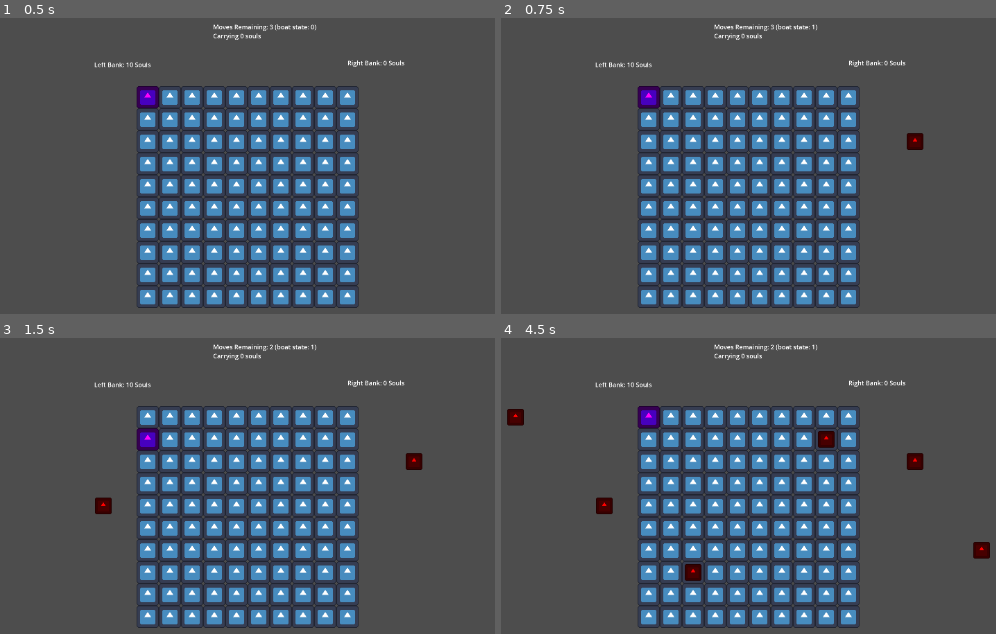
Above: before the commit, frames 1-4 (two rows, left to right).
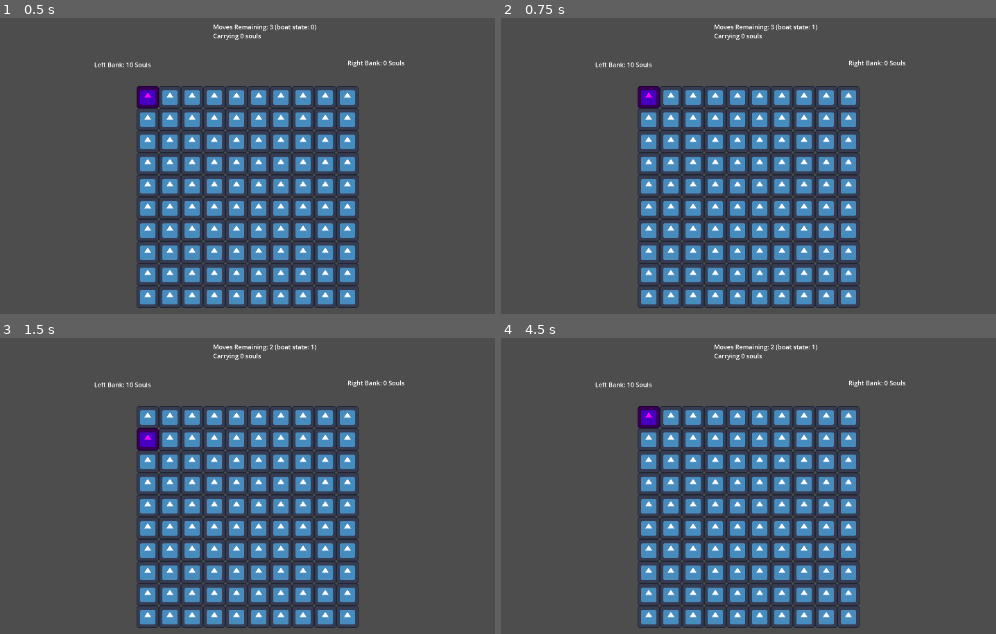
Above: after the commit, the same moments.

Repository: tmrupp/LD53
Game: Godot game, scene res://main.tscn
Two runs of this game, one before a commit and one after it. Both use one fixed random seed, a clock stepped at 60 frames per second and the inputs below. The engine's default icon, where the game draws it, is replaced by a stand-in: a white triangle on a blue panel in a dark square.
Inputs (mouse positions are in pixels of both pictures, inside the frame that each line leads up to):
- Up to frame 1 (0.5 s): no input
- Up to frame 2 (0.75 s): tap Enter at 0.5 s; move the mouse to (911, 145) at 0.52 s; hold Right (MoveRight) from 0.53 s (still down); hold Space (CollectSouls) from 0.53 s (still down); click (911, 145) at 0.67 s
- Up to frame 3 (1.5 s): move the mouse to (74, 509) at 1.27 s; release Right (MoveRight) at 1.28 s; release Space (CollectSouls) at 1.28 s; hold Down (MoveDown) from 1.28 s (still down); tap Shift (DropSouls) at 1.35 s; click (74, 509) at 1.42 s
- Up to frame 4 (4.5 s): tap Enter at 2, 3.5 s; move the mouse to (817, 388) at 2.02 s; release Down (MoveDown) at 2.03 s; hold Right (MoveRight) 2.03-2.78 s; hold Space (CollectSouls) 2.03-2.78 s; click (817, 388) at 2.17 s; move the mouse to (699, 577) at 2.77 s; hold Up (MoveUp) 2.78-3.53 s; tap Shift (DropSouls) at 2.85, 4.35 s; click (699, 577) at 2.92 s; move the mouse to (976, 554) at 3.52 s; hold Space (CollectSouls) 3.53-4.28 s; hold Left (MoveLeft) from 3.53 s (still down); click (976, 554) at 3.67 s; move the mouse to (outside the picture) at 4.27 s; click (outside the picture) at 4.42 s

Frame 1 is identical in both runs. In frame 2, 0.2% of the frame differs, in the area x 82-86%, y 38-45%; in frame 3, 0.4%; in frame 4, 1.2%, in the area x 1-99%, y 23-83%.
Error after the commit: Parse Error: Could not find type "Player" in the current scope. (res://unit.gd:34)

Commit message:
Fixing merge conflict

Diff:
--- a/unit.gd
+++ b/unit.gd
@@ -4,12 +4,16 @@
 var dynamic:bool = true
 var moved:bool = false
 var layered:bool = false
+var damage:int = 0
+var damage_type_is_proportional:bool = true
 
-func setup(right=true, dynamic=true):
+func setup(right=true, dynamic=true, damage=0, damage_type_is_proportional=true):
 	moved = false
 	self.right = right
 	self.dynamic = dynamic
 	self.layered = false
+	self.damage = damage
+	self.damage_type_is_proportional = damage_type_is_proportional
 	update()
 
 func _to_string():
@@ -26,6 +30,27 @@
 		self_modulate = Color.GREEN
 
 
+# modifies player values
+func deal_damage_to_player(player:Player):
+	var damage_to_deal:int = 0
+
+	if damage_type_is_proportional: #damage dealt is proportional to number of souls carried
+		damage_to_deal = int(float(player.current_soul_count) / damage)
+	else: #damage dealt is a fixed amount
+		damage_to_deal = damage
+
+	# deal damage to strength first
+	var damage_left_to_deal = damage_to_deal
+	damage_left_to_deal -= player.strength
+	player.strength -= damage_to_deal
+	if player.strength < 0:
+		player.strength = 0
+
+	# deal remaining damage to soul count
+	player.current_soul_count -= damage_left_to_deal
+	if player.current_soul_count < 0:
+		player.current_soul_count = 0
+
 # Called when the node enters the scene tree for the first time.
 func _ready():
 	pass # Replace with function body.
